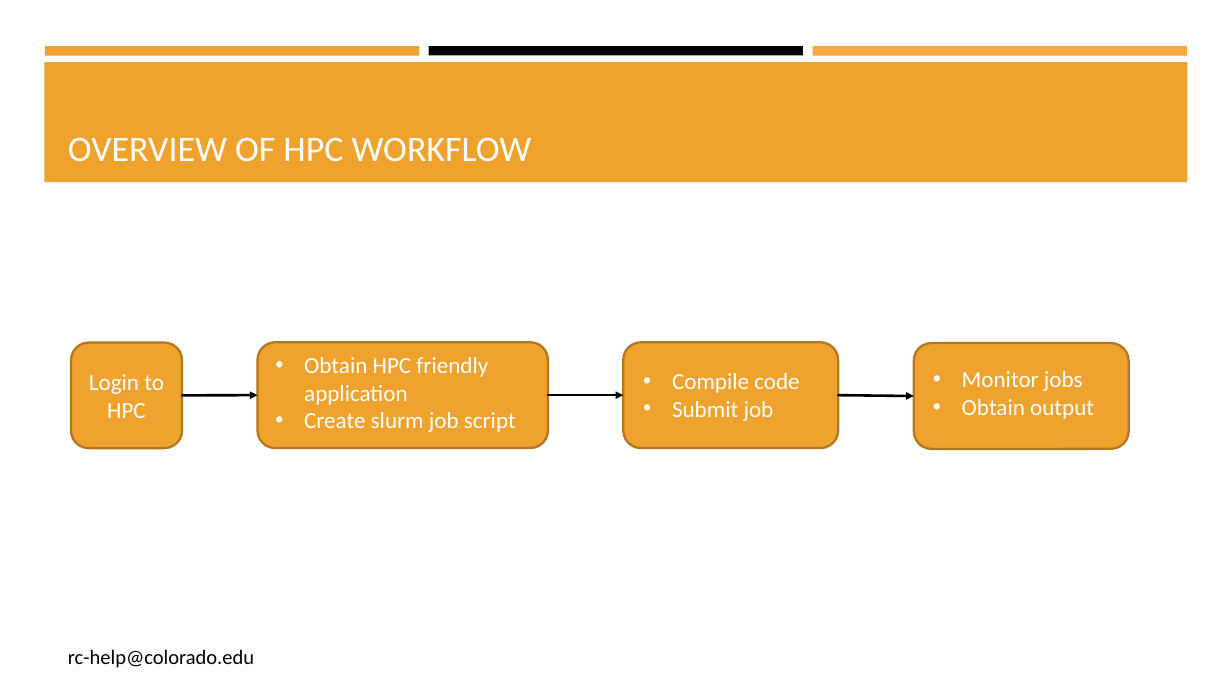
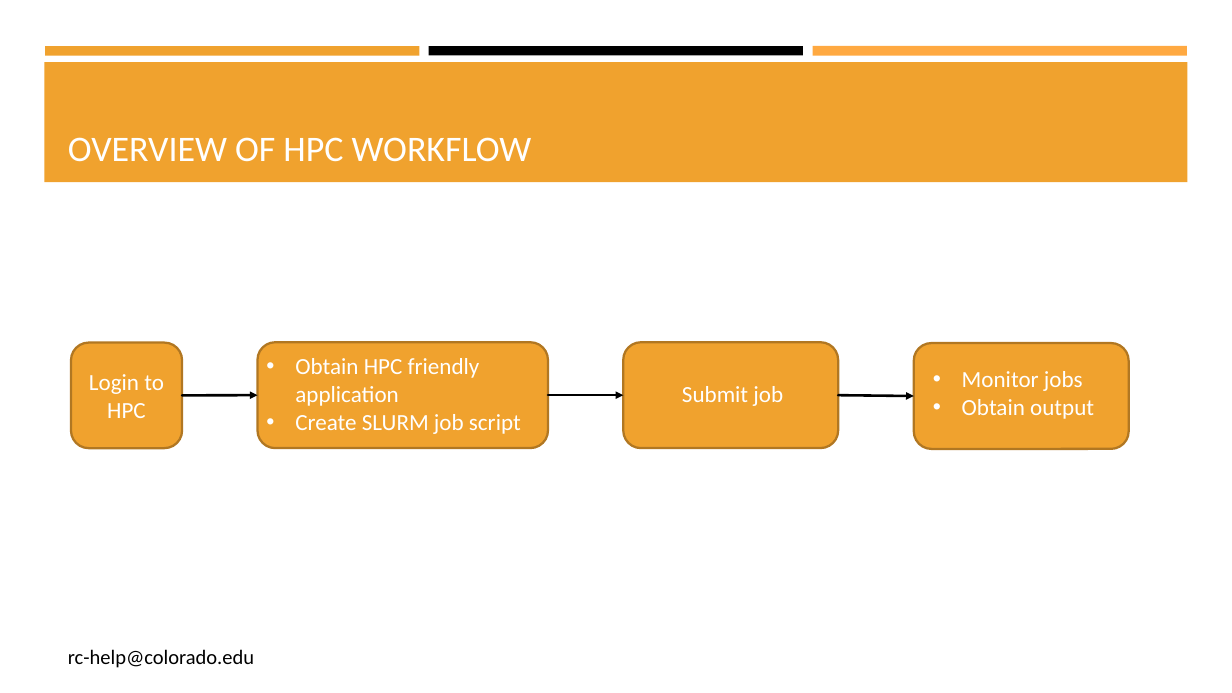
Before and after one commit to b-reyes/Presentations, a slide deck: slide 12 of CU_presentation/CU_boulder_presentation.pptx (slide 13 before the commit). Drawn at 1232x693 pixels with LibreOffice and Linux fonts; fonts in the diff are those of the drawing. Boxes give left, top, right and bottom in pixels: in the first picture for what was removed or moved away, otherwise in the second. Text is boxed around its words. In the diff, an @@ line names an element or a change of style, - is before the commit and + after.

```diff
--- a/CU_presentation/CU_boulder_presentation.pptx
+++ b/CU_presentation/CU_boulder_presentation.pptx
@@ text "Obtain HPC friendly application": place and size @@
-text "Obtain HPC friendly application" at bbox=[304, 357, 516, 432]
+text "Obtain HPC friendly application" at bbox=[295, 358, 521, 434]
@@ text "Submit job": place and size @@
-text "Submit job" at bbox=[672, 373, 799, 421]
+text "Submit job" at bbox=[682, 386, 783, 406]
@@ text "Submit job" at bbox=[682, 386, 783, 406]: alignment left to centre; bullet • to none @@
@@ text at bbox=[672, 373, 799, 393]: paragraph removed @@
-• Compile code
@@ text at bbox=[295, 414, 521, 434]: text changed @@
-• Create slurm job script
+• Create SLURM job script
```
Also in this commit, not shown: 5 other slides changed, 2 slides added.
